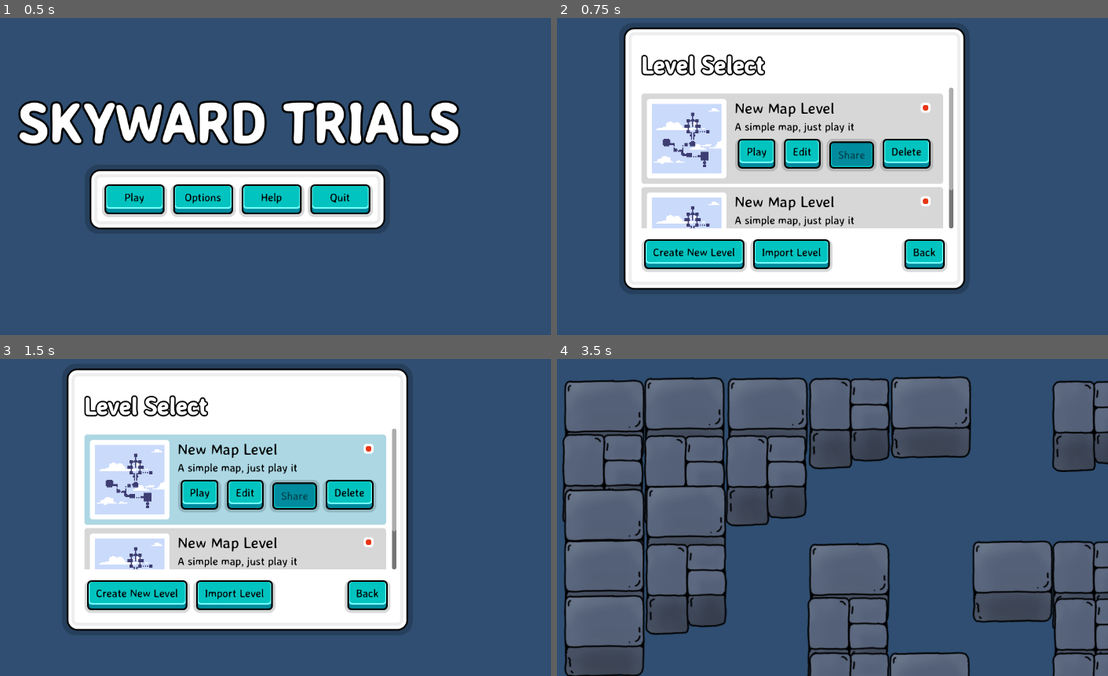
Above: before the commit, frames 1-4 (two rows, left to right).
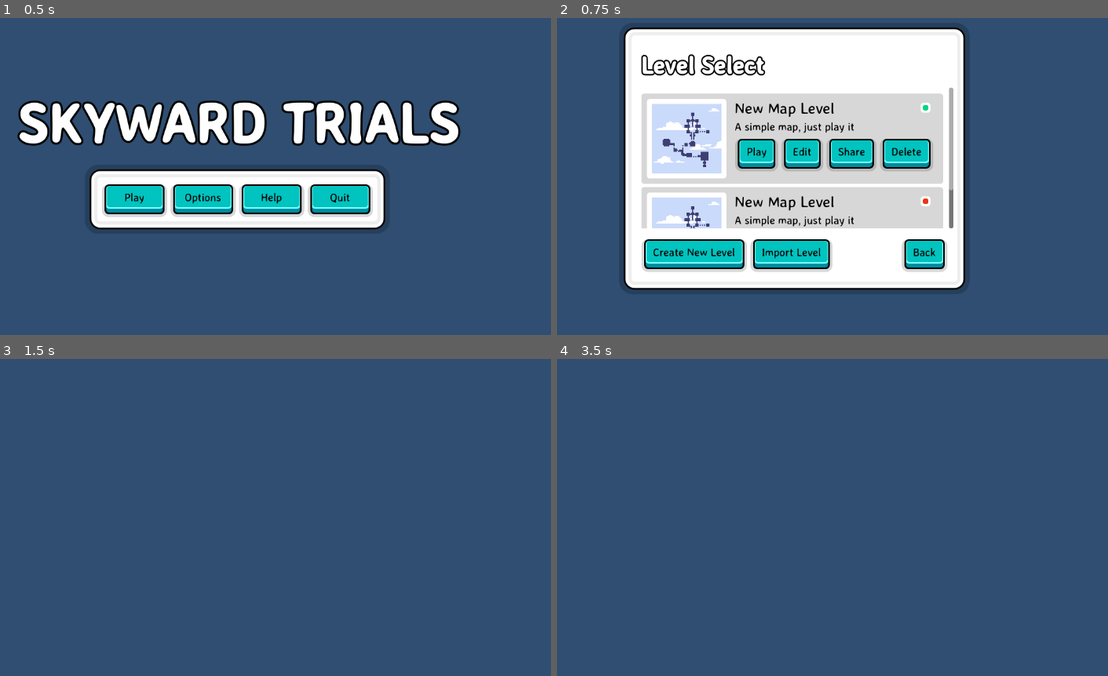
Above: after the commit, the same moments.

Repository: callieco-xyz/Skyward-Trials
Game: Godot game, scene res://main/main.tscn
The game is run twice, just before and just after one commit, with the same random seed, the same clock (stepped at 60 frames per second) and the same inputs.
Inputs (mouse positions are in pixels of both pictures, inside the frame that each line leads up to):
- Up to frame 1 (0.5 s): no input
- Up to frame 2 (0.75 s): click "Play" at 0.5 s
- Up to frame 3 (1.5 s): click "Edit" at 1.25 s
- Up to frame 4 (3.5 s): click (755, 495) at 2 s, where only the run before the commit has a clickable "Play"; move the mouse to (931, 482) at 2.77 s

Frame 1 is identical in both runs. In frame 2, 0.6% of the frame differs, in the area x 49-68%, y 27-48%; in frame 3, 51%; in frame 4, 53%, in the area x 0-100%, y 5-100%.

Commit message:
Added pause on play

Diff:
--- a/components/level_info/level_info.gd
+++ b/components/level_info/level_info.gd
@@ -1,8 +1,28 @@
+@tool
 class_name LevelInfo extends Resource
 
-
-@export var level_name: String
+@export var update: bool = false:
+	set(value):
+		save_level_data()
+@export var level_name: String:
+	set(value):
+		if value.length() == 0:
+			level_name = "New Level"
+		else:
+			level_name = value
 @export var level_desc: String
 @export var level_graphic: Image
 @export var completed: bool = false
 @export var tilemap_data: PackedByteArray
+
+
+func save_level_data() -> void:
+	var new_image := Image.create_empty(128, 128, false, Image.FORMAT_RGB8)
+	new_image.fill(Color.DARK_ORANGE)
+	level_graphic = new_image
+	var file_name = level_name.to_snake_case() + ".tres"
+	file_name = file_name.validate_filename()
+	if file_name.length() == 0:
+		file_name = "invalid_level_name.tres"
+	var file_path = "res://saved_levels/" + file_name
+	ResourceSaver.save(self, file_path)
--- a/components/signal_bus/signal_bus.gd
+++ b/components/signal_bus/signal_bus.gd
@@ -8,5 +8,8 @@
 signal title_back_pressed
 
 signal level_play_pressed(level_info: LevelInfo)
+signal level_edit_pressed(level_info: LevelInfo)
+
+signal play_exit_pressed
 
 signal select_level_deleted
--- a/components/theme/skyward_trials.tres
+++ b/components/theme/skyward_trials.tres
@@ -9,7 +9,6 @@
 [ext_resource type="FontVariation" uid="uid://b6a6yognk4fuc" path="res://components/theme/averia_special.tres" id="4_pso5f"]
 [ext_resource type="StyleBox" uid="uid://call4d6v048v5" path="res://components/theme/style_boxes/panels/panel_inner_normal.tres" id="5_bqx3s"]
 [ext_resource type="StyleBox" uid="uid://dllcqlyayn527" path="res://components/theme/style_boxes/panels/image_panel.tres" id="5_jhxik"]
-[ext_resource type="Texture2D" uid="uid://urw4r7giaro0" path="res://components/theme/assets/ui_elements.png" id="7_jk0lm"]
 [ext_resource type="StyleBox" uid="uid://dhip6mpdj2kld" path="res://components/theme/style_boxes/inputs/textbox_normal.tres" id="9_jgaru"]
 [ext_resource type="StyleBox" uid="uid://bfwsov35wgopw" path="res://components/theme/style_boxes/inputs/textbox_disabled.tres" id="10_v6yav"]
 
@@ -47,20 +46,16 @@
 
 [sub_resource type="StyleBoxEmpty" id="StyleBoxEmpty_plwh3"]
 
-[sub_resource type="AtlasTexture" id="AtlasTexture_5ev2p"]
-atlas = ExtResource("7_jk0lm")
-region = Rect2(159, 109, 32, 32)
-
-[sub_resource type="StyleBoxTexture" id="StyleBoxTexture_8jawv"]
+[sub_resource type="StyleBoxFlat" id="StyleBoxFlat_g5dnm"]
 content_margin_left = 10.0
-content_margin_top = 10.0
+content_margin_top = 6.0
 content_margin_right = 10.0
-content_margin_bottom = 10.0
-texture = SubResource("AtlasTexture_5ev2p")
-texture_margin_left = 10.0
-texture_margin_top = 10.0
-texture_margin_right = 10.0
-texture_margin_bottom = 10.0
+content_margin_bottom = 6.0
+bg_color = Color(0.133196, 0.133196, 0.133196, 1)
+corner_radius_top_left = 6
+corner_radius_top_right = 6
+corner_radius_bottom_right = 6
+corner_radius_bottom_left = 6
 
 [resource]
 default_font = ExtResource("1_bsfoo")
@@ -130,4 +125,4 @@
 TextEdit/styles/normal = ExtResource("9_jgaru")
 TextEdit/styles/read_only = ExtResource("10_v6yav")
 TooltipLabel/colors/font_color = Color(1, 1, 1, 1)
-TooltipPanel/styles/panel = SubResource("StyleBoxTexture_8jawv")
+TooltipPanel/styles/panel = SubResource("StyleBoxFlat_g5dnm")
--- a/main/main.gd
+++ b/main/main.gd
@@ -1,20 +1,35 @@
 extends Node
 
 
-var play_map := preload("res://objects/tilemaps/play_map/play_map.tscn")
+var main_menu := preload("res://views/main_menu_view/main_menu_view.tscn")
+var play_map := preload("res://views/play_view/play_view.tscn")
+var edit_map := preload("res://objects/tilemaps/edit_map/edit_map.tscn")
 
 @onready var game_canvas: CanvasLayer = $Game as CanvasLayer
 
 
 func _ready() -> void:
 	SignalBus.level_play_pressed.connect(on_level_play_pressed)
+	SignalBus.level_edit_pressed.connect(on_level_edit_pressed)
+	SignalBus.play_exit_pressed.connect(on_play_exit_pressed)
+
+
+func on_play_exit_pressed() -> void:
+	var menu = main_menu.instantiate() as MainMenu
+	menu.current_tab = MainMenu.PLAY
+	change_level(menu)
 
 
 func on_level_play_pressed(level_info: LevelInfo) -> void:
-	var new_play_map = play_map.instantiate() as PlayMap
-	new_play_map.level_info = level_info
+	var new_play_map = play_map.instantiate()
+	new_play_map.set_level_info(level_info)
 	change_level(new_play_map)
 
+
+func on_level_edit_pressed(level_info: LevelInfo) -> void:
+	var new_edit_map = edit_map.instantiate() as EditMap
+	new_edit_map.level_info = level_info
+	change_level(new_edit_map)
 
 func change_level(new_level_scene: Node) -> void:
 	var current_level = game_canvas.get_children()
--- a/main/main.tscn
+++ b/main/main.tscn
@@ -4,9 +4,11 @@
 [ext_resource type="PackedScene" uid="uid://2nusjnwlsgf6" path="res://views/main_menu_view/main_menu_view.tscn" id="2_ao4rv"]
 
 [node name="Main" type="Node"]
+process_mode = 3
 script = ExtResource("1_fj0tb")
 
 [node name="Game" type="CanvasLayer" parent="." groups=["GameCanvas"]]
+process_mode = 1
 follow_viewport_enabled = true
 
 [node name="MainMenuView" parent="Game" instance=ExtResource("2_ao4rv")]
--- /dev/null
+++ b/objects/tilemaps/edit_map/edit_map.gd
@@ -0,0 +1,10 @@
+class_name EditMap extends Node2D
+
+
+var level_info: LevelInfo
+
+
+# Called when the node enters the scene tree for the first time.
+func _ready() -> void:
+	if level_info == null:
+		level_info = LevelInfo.new()
--- /dev/null
+++ b/objects/tilemaps/edit_map/edit_map.tscn
@@ -0,0 +1,10 @@
+[gd_scene load_steps=2 format=3 uid="uid://d08dj2nde4i82"]
+
+[ext_resource type="Script" path="res://objects/tilemaps/edit_map/edit_map.gd" id="1_j3acj"]
+
+[node name="EditMap" type="Node2D"]
+script = ExtResource("1_j3acj")
+
+[node name="LevelMap" type="TileMapLayer" parent="."]
+
+[node name="EditorHint" type="TileMapLayer" parent="."]
--- a/objects/tilemaps/play_map/play_map.tscn
+++ b/objects/tilemaps/play_map/play_map.tscn
@@ -3,7 +3,7 @@
 [ext_resource type="TileSet" uid="uid://bl7wr21vcgyff" path="res://objects/tilemaps/assets/tile_map.tres" id="1_4l20c"]
 [ext_resource type="Script" path="res://objects/tilemaps/play_map/play_map.gd" id="1_5q4j1"]
 
-[node name="PlayMap" type="Node2D"]
+[node name="PlayMap" type="Node2D" groups=["Map"]]
 script = ExtResource("1_5q4j1")
 bob_speed = 0.5
 
--- a/objects/ui/elements/level_info_panel/level_info_panel.gd
+++ b/objects/ui/elements/level_info_panel/level_info_panel.gd
@@ -25,7 +25,8 @@
 		return
 	level_name.text = level_info.level_name
 	level_desc.text = level_info.level_desc
-	icon.texture = ImageTexture.create_from_image(level_info.level_graphic)
+	if level_info.level_graphic:
+		icon.texture = ImageTexture.create_from_image(level_info.level_graphic)
 	if level_info.completed == false:
 		completed.texture = crossed
 		export_button.disabled = true
@@ -38,6 +39,10 @@
 func _on_play_button_pressed() -> void:
 	if level_info:
 		SignalBus.level_play_pressed.emit(level_info)
+
+
+func _on_edit_button_pressed() -> void:
+		SignalBus.level_edit_pressed.emit(level_info)
 
 
 func set_hover_state_on() -> void:
--- a/objects/ui/elements/level_info_panel/level_info_panel.tscn
+++ b/objects/ui/elements/level_info_panel/level_info_panel.tscn
@@ -92,4 +92,5 @@
 [connection signal="mouse_entered" from="." to="." method="_on_mouse_entered"]
 [connection signal="mouse_exited" from="." to="." method="_on_mouse_exited"]
 [connection signal="pressed" from="Cols/Rows/Actions/PlayButton" to="." method="_on_play_button_pressed"]
+[connection signal="pressed" from="Cols/Rows/Actions/EditButton" to="." method="_on_edit_button_pressed"]
 [connection signal="pressed" from="Cols/Rows/Actions/DeleteButton" to="." method="_on_delete_button_pressed"]
--- /dev/null
+++ b/objects/ui/elements/pause/play_pause_popup.gd
@@ -0,0 +1,49 @@
+extends PopupPanel
+
+
+var map: PlayMap
+var edit_tooltip_disabled := "You need to finish the level to be able to edit it."
+
+@onready var edit_button: Button = $Rows/Actions/EditButton
+
+
+# Called when the node enters the scene tree for the first time.
+func _ready() -> void:
+	popup_hide.connect(unpause)
+	var play_map = get_tree().get_first_node_in_group("Map")
+	if play_map:
+		map = play_map
+		if map.level_info.completed == false:
+			edit_button.disabled = true
+			edit_button.tooltip_text = edit_tooltip_disabled
+
+
+func _process(_delta: float) -> void:
+	if Input.is_action_just_released("pause"):
+		if get_tree().paused == false:
+			pause()
+		else:
+			unpause()
+
+
+func pause() -> void:
+	get_tree().paused = true
+	show()
+
+
+func unpause() -> void:
+	get_tree().paused = false
+	if visible:
+		hide()
+
+
+func _on_exit_button_pressed() -> void:
+	unpause()
+	SignalBus.play_exit_pressed.emit()
+
+
+func _on_edit_button_pressed() -> void:
+	unpause()
+	if map:
+		if map.level_info.completed:
+			SignalBus.level_edit_pressed.emit(map.level_info)
--- /dev/null
+++ b/objects/ui/elements/pause/play_pause_popup.tscn
@@ -0,0 +1,44 @@
+[gd_scene load_steps=2 format=3 uid="uid://c1pcekr6vlswm"]
+
+[ext_resource type="Script" path="res://objects/ui/elements/pause/play_pause_popup.gd" id="1_7oliu"]
+
+[node name="PlayPausePopup" type="PopupPanel"]
+process_mode = 3
+transparent_bg = true
+initial_position = 1
+size = Vector2i(410, 166)
+script = ExtResource("1_7oliu")
+
+[node name="Rows" type="VBoxContainer" parent="."]
+custom_minimum_size = Vector2(350, 0)
+anchors_preset = 15
+anchor_right = 1.0
+anchor_bottom = 1.0
+offset_left = 30.0
+offset_top = 30.0
+offset_right = -30.0
+offset_bottom = -30.0
+grow_horizontal = 2
+grow_vertical = 2
+
+[node name="Paused" type="Label" parent="Rows"]
+layout_mode = 2
+theme_type_variation = &"HeaderSmall"
+text = "Game Paused"
+horizontal_alignment = 1
+
+[node name="Actions" type="HBoxContainer" parent="Rows"]
+layout_mode = 2
+
+[node name="ExitButton" type="Button" parent="Rows/Actions"]
+layout_mode = 2
+size_flags_horizontal = 3
+text = "Exit to Menu"
+
+[node name="EditButton" type="Button" parent="Rows/Actions"]
+layout_mode = 2
+size_flags_horizontal = 3
+text = "Edit this Level"
+
+[connection signal="pressed" from="Rows/Actions/ExitButton" to="." method="_on_exit_button_pressed"]
+[connection signal="pressed" from="Rows/Actions/EditButton" to="." method="_on_edit_button_pressed"]
--- a/project.godot
+++ b/project.godot
@@ -39,6 +39,7 @@
 [global_group]
 
 GameCanvas=""
+Map=""
 
 [gui]
 
@@ -46,6 +47,10 @@
 
 [input]
 
+ui_cancel={
+"deadzone": 0.5,
+"events": []
+}
 left={
 "deadzone": 0.5,
 "events": [Object(InputEventKey,"resource_local_to_scene":false,"resource_name":"","device":-1,"window_id":0,"alt_press …(191 unchanged characters)…
@@ -70,6 +75,11 @@
 , Object(InputEventKey,"resource_local_to_scene":false,"resource_name":"","device":-1,"window_id":0,"alt_pressed":false …(186 unchanged characters)…
 ]
 }
+pause={
+"deadzone": 0.5,
+"events": [Object(InputEventKey,"resource_local_to_scene":false,"resource_name":"","device":-1,"window_id":0,"alt_pressed":false,"shift_pressed":false,"ctrl_pressed":false,"meta_pressed":false,"pressed":false,"keycode":0,"physical_keycode":4194305,"key_label":0,"unicode":0,"location":0,"echo":false,"script":null)
+]
+}
 
 [rendering]
 
--- a/saved_levels/Fuckit.tres
+++ b/saved_levels/Fuckit.tres
@@ -5,8 +5,9 @@
 
 [resource]
 script = ExtResource("2_5k4qs")
+update = false
 level_name = "New Map Level"
 level_desc = "A simple map, just play it"
 level_graphic = ExtResource("1_c3hlx")
-completed = false
+completed = true
 tilemap_data = PackedByteArray("AAADAAEAAAAAAAAAAAACAAEAAAAAAAAAAAABAAEAAAAAAAAAAAABAAIAAAABAAAAAAABAAMAAAAAAAAAAAABAAQ …(623 unchanged characters)…
--- a/views/main_menu_view/main_menu_view.gd
+++ b/views/main_menu_view/main_menu_view.gd
@@ -1,5 +1,7 @@
-extends Control
+class_name MainMenu extends Control
 
+
+var current_tab := MAIN
 
 @onready var tabs := $Outer/Tabs
 
@@ -8,7 +10,7 @@
 
 # Called when the node enters the scene tree for the first time.
 func _ready() -> void:
-	tabs.current_tab = MAIN
+	tabs.current_tab = current_tab
 	SignalBus.title_play_pressed.connect(on_play_pressed)
 	SignalBus.title_options_pressed.connect(on_options_pressed)
 	SignalBus.title_back_pressed.connect(on_back_pressed)
--- /dev/null
+++ b/views/play_view/play_view.gd
@@ -0,0 +1,5 @@
+extends Node2D
+
+
+func set_level_info(level_info: LevelInfo) -> void:
+	$PlayMap.level_info = level_info
--- /dev/null
+++ b/views/play_view/play_view.tscn
@@ -0,0 +1,14 @@
+[gd_scene load_steps=4 format=3 uid="uid://bu8y3eepwy42f"]
+
+[ext_resource type="Script" path="res://views/play_view/play_view.gd" id="1_5u3ov"]
+[ext_resource type="PackedScene" uid="uid://cxqfaq2qt3dfx" path="res://objects/tilemaps/play_map/play_map.tscn" id="1_mx7p0"]
+[ext_resource type="PackedScene" uid="uid://c1pcekr6vlswm" path="res://objects/ui/elements/pause/play_pause_popup.tscn" id="2_7feqv"]
+
+[node name="PlayView" type="Node2D"]
+script = ExtResource("1_5u3ov")
+
+[node name="PlayMap" parent="." instance=ExtResource("1_mx7p0")]
+
+[node name="UI" type="CanvasLayer" parent="."]
+
+[node name="PlayPausePopup" parent="UI" instance=ExtResource("2_7feqv")]
Not shown: 1 places in components/theme/skyward_trials.tres that only renumber resources
